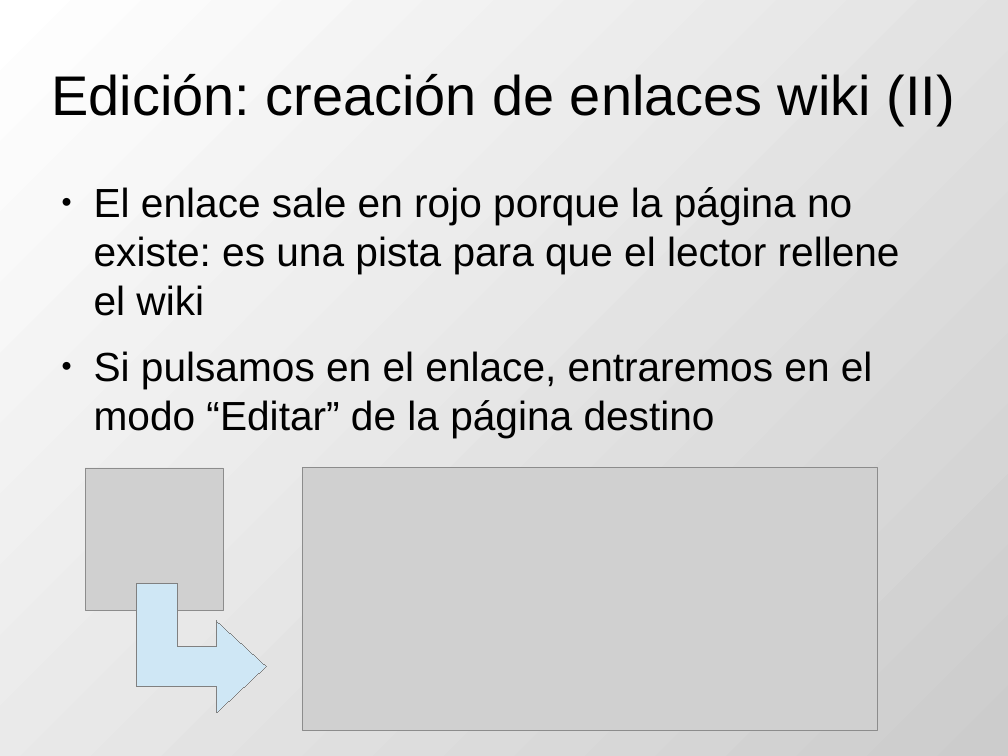
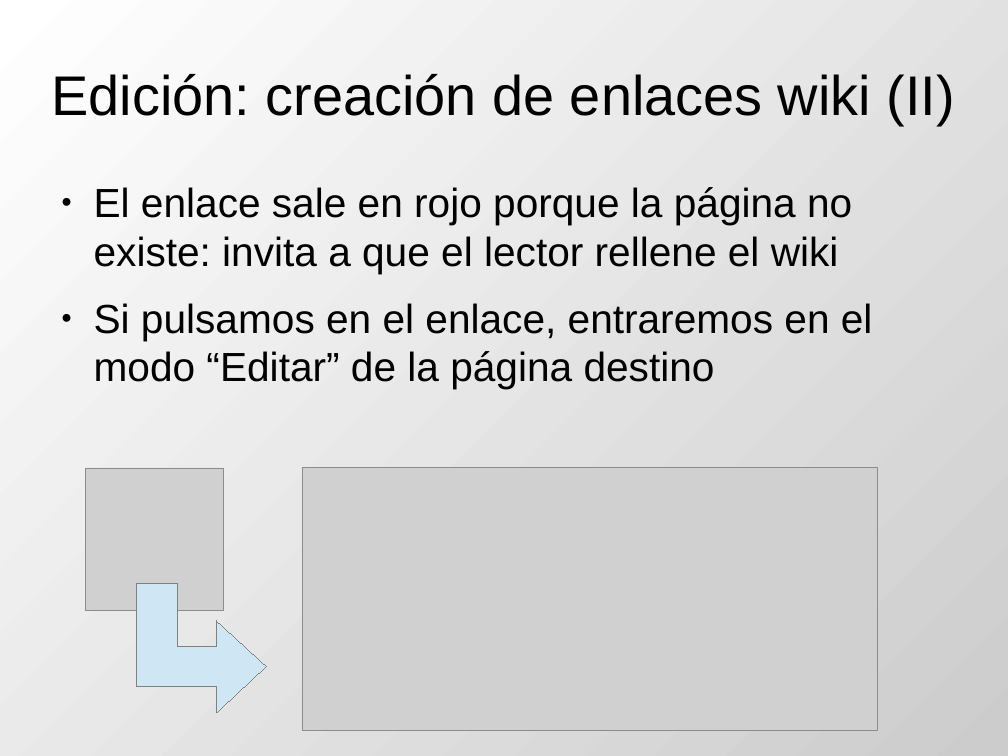
Before and after one commit to DrPantera/wikis4education, a slide deck: slide 11 of uca-2013_07/tema-3-WikisEnMoodle.odp. Drawn at 1008x756 pixels with LibreOffice and Linux fonts; fonts in the diff are those of the drawing; grey boxes stand for pictures. Boxes give left, top, right and bottom in pixels: in the first picture for what was removed or moved away, otherwise in the second. Text is boxed around its words. In the diff, an @@ line names an element or a change of style, - is before the commit and + after.

```diff
--- a/uca-2013_07/tema-3-WikisEnMoodle.odp
+++ b/uca-2013_07/tema-3-WikisEnMoodle.odp
@@ text at (94, 187, 852, 274): text changed @@
-● El enlace sale en rojo porque la página no existe: es una pista para que el lector rellene el wiki
+● El enlace sale en rojo porque la página no existe: invita a que el lector rellene el wiki
```
Also in this commit, not shown: 7 other slides changed, 1 other file.
